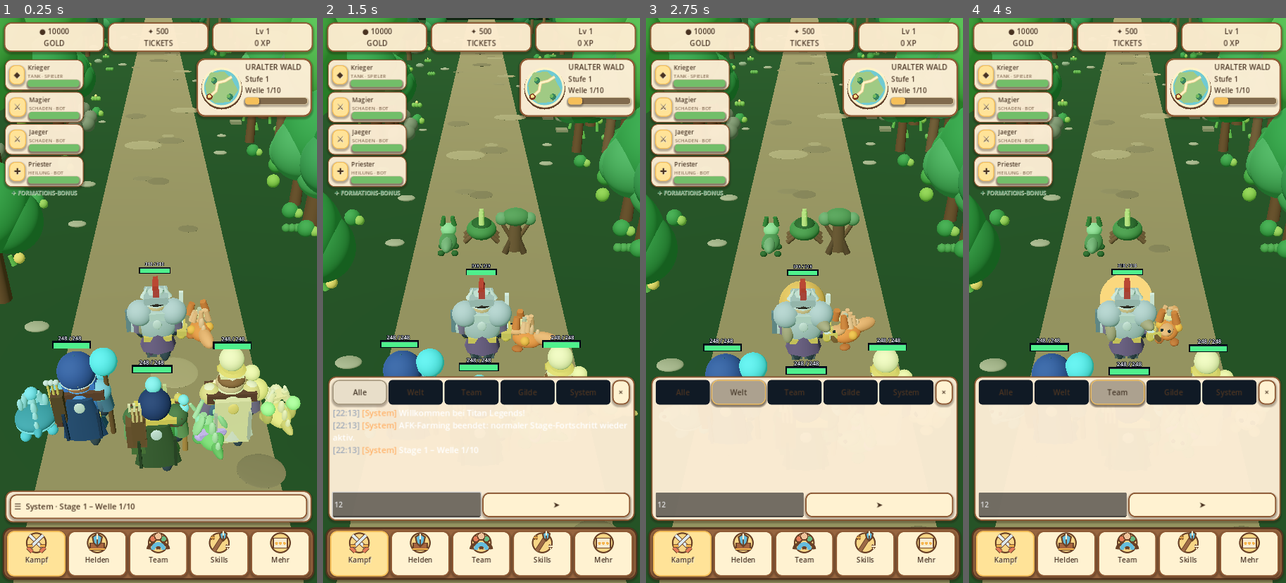
Above: before the commit, frames 1-4 (left to right).
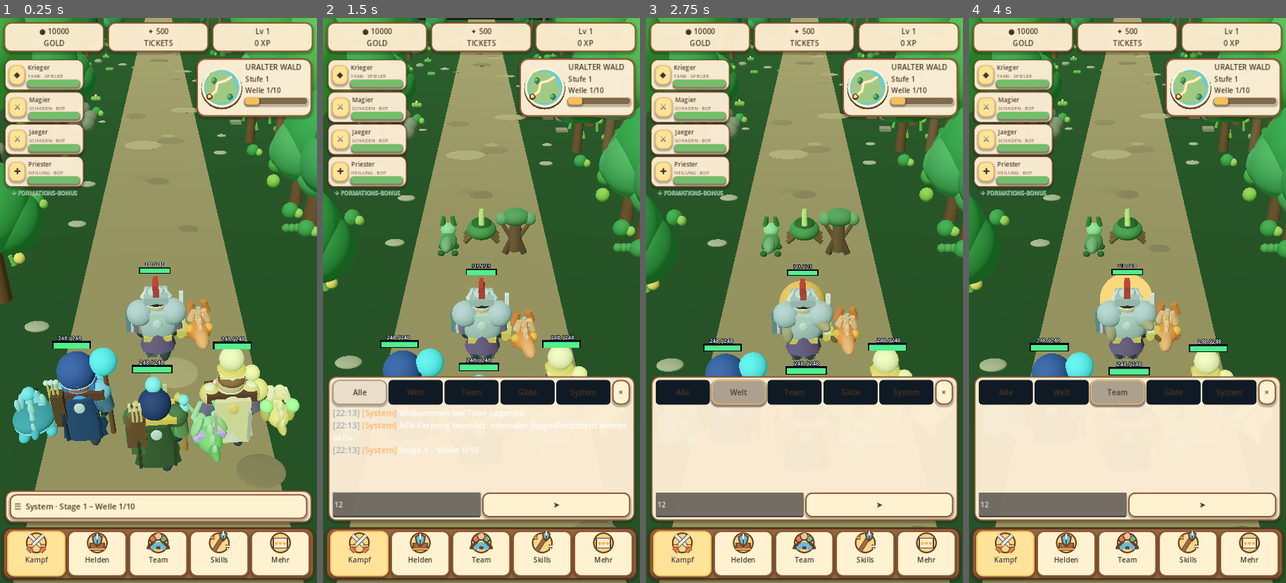
Above: after the commit, the same moments.

Repository: xynewageyx/TitanLegend
Game: Godot game, scene res://scenes/main.tscn
Same seed, same stepped clock (60 frames per second), same inputs: the game is played once before the commit and once after it.
Inputs (mouse positions are in pixels of both pictures, inside the frame that each line leads up to):
- Up to frame 1 (0.25 s): no input
- Up to frame 2 (1.5 s): click "☰ System · Stage 1 – Welle 1/…" at 0.5 s; click (405, 503) at 1.27 s; type "12" at 1.35 s
- Up to frame 3 (2.75 s): click "Welt" at 2 s
- Up to frame 4 (4 s): click "Alle" at 2.75 s; click "Team" at 3.5 s

The runs differ from the first frame. In frame 1, 1.4% of the frame differs, in the area x 4-95%, y 49-79%; in frame 2, 0.5%; in frame 3, 0.5%; in frame 4, 0.5%.

Commit message:
Improve passive companion idle breathing, wing flutter and serpent sway without spinning

Diff:
--- a/scripts/team_formation.gd
+++ b/scripts/team_formation.gd
@@ -161,8 +161,18 @@
    # Passive companion stays beside its hero; only its idle motion changes.
    var pet_bob_speed: float = 5.2 if is_walking else 3.4
    var pet_bob_height: float = 0.10 if is_walking else 0.15
-   pet.position.y = 0.12 + sin(animation_clock * pet_bob_speed + float(i)) * pet_bob_height
-   pet.rotation.y += delta * (0.85 if is_walking else 0.65)
+   var pet_phase: float = animation_clock * pet_bob_speed + float(i) * 1.4
+   pet.position.y = 0.12 + sin(pet_phase) * pet_bob_height
+   # Keep the face oriented toward the camera instead of spinning endlessly.
+   pet.rotation.y = sin(animation_clock * 1.1 + float(i)) * 0.16
+   pet.rotation.z = sin(animation_clock * 2.0 + float(i)) * 0.055
+   # Gentle breathing and species-specific idle movement remain purely visual.
+   var pet_species: int = pet_species_ids[i] if i < pet_species_ids.size() else 0
+   var breath: float = 1.0 + 0.035 * sin(animation_clock * 2.2 + float(i))
+   var wing_flutter: float = 0.055 * sin(animation_clock * 4.0 + float(i)) if pet_species in [3, 4, 8] else 0.0
+   var serpent_sway: float = 0.08 * sin(animation_clock * 1.7 + float(i)) if pet_species == 9 else 0.0
+   pet.scale = Vector3(breath + wing_flutter, breath, breath)
+   pet.rotation.z += serpent_sway
  if attack_flash > 0.0:
   attack_flash = maxf(0.0, attack_flash - delta)
 
